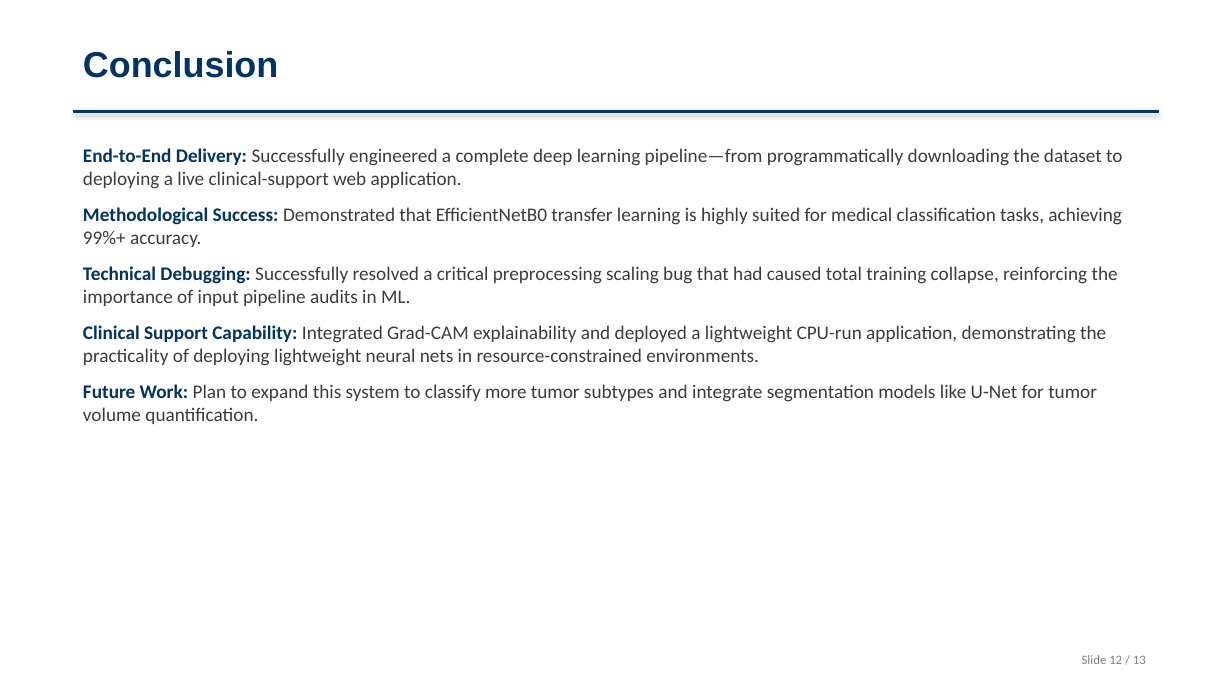
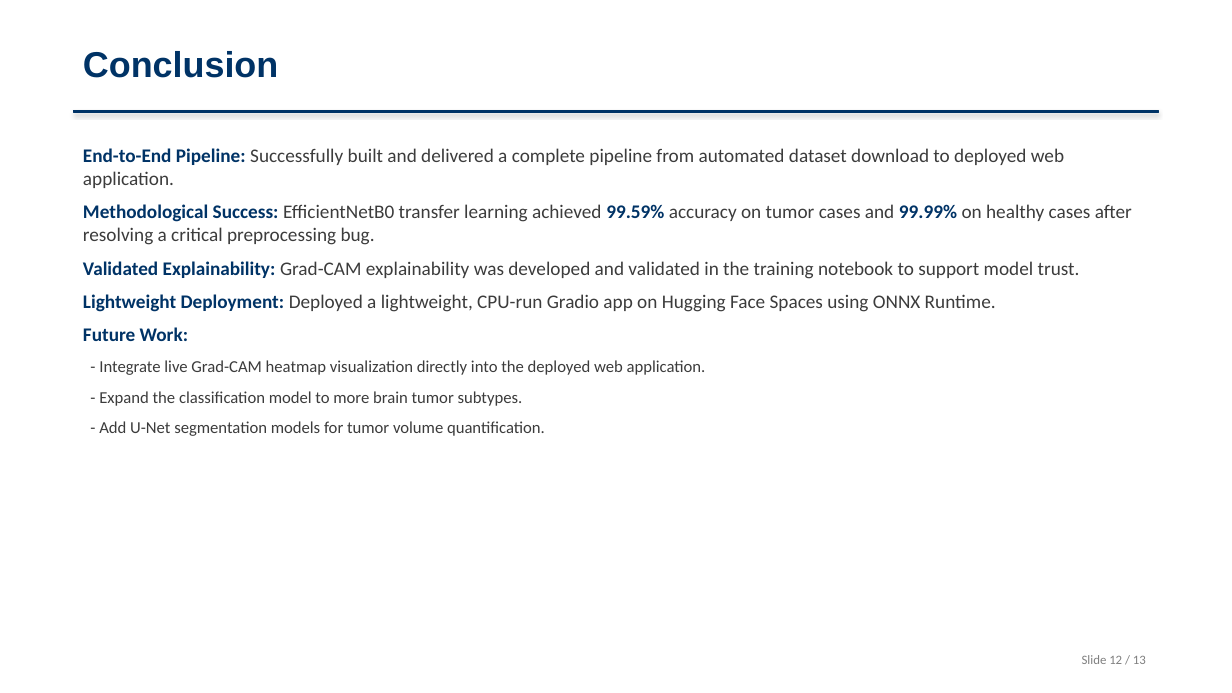
Before and after one commit to SruthiRagyari/brain-tumor-detection, a slide deck: slide 12 of Brain_Tumor_Detection_Presentation.pptx. Drawn at 1232x693 pixels with LibreOffice and Linux fonts; fonts in the diff are those of the drawing. Boxes give left, top, right and bottom in pixels: in the first picture for what was removed or moved away, otherwise in the second. Text is boxed around its words. In the diff, an @@ line names an element or a change of style, - is before the commit and + after.

Commit message:
docs: update PowerPoint presentation with notebook-based Grad-CAM and app info

```diff
--- a/Brain_Tumor_Detection_Presentation.pptx
+++ b/Brain_Tumor_Detection_Presentation.pptx
@@ text at bbox=[83, 148, 1132, 436]: text changed @@
-End-to-End Delivery: Successfully engineered a complete deep learning pipeline—from programmatically downloading the dataset to deploying a live clinical-support web application.
-Methodological Success: Demonstrated that EfficientNetB0 transfer learning is highly suited for medical classification tasks, achieving 99%+ accuracy.
-Technical Debugging: Successfully resolved a critical preprocessing scaling bug that had caused total training collapse, reinforcing the importance of input pipeline audits in ML.
-Clinical Support Capability: Integrated Grad-CAM explainability and deployed a lightweight CPU-run application, demonstrating the practicality of deploying lightweight neural nets in resource-constrained environments.
-Future Work: Plan to expand this system to classify more tumor subtypes and integrate segmentation models like U-Net for tumor volume quantification.
+End-to-End Pipeline: Successfully built and delivered a complete pipeline from automated dataset download to deployed web application.
+Methodological Success: EfficientNetB0 transfer learning achieved 99.59% accuracy on tumor cases and 99.99% on healthy cases after resolving a critical preprocessing bug.
+Validated Explainability: Grad-CAM explainability was developed and validated in the training notebook to support model trust.
+Lightweight Deployment: Deployed a lightweight, CPU-run Gradio app on Hugging Face Spaces using ONNX Runtime.
+Future Work:
+- Integrate live Grad-CAM heatmap visualization directly into the deployed web application.
+- Expand the classification model to more brain tumor subtypes.
+- Add U-Net segmentation models for tumor volume quantification.
```
Also in this commit, not shown: 4 other slides changed.
